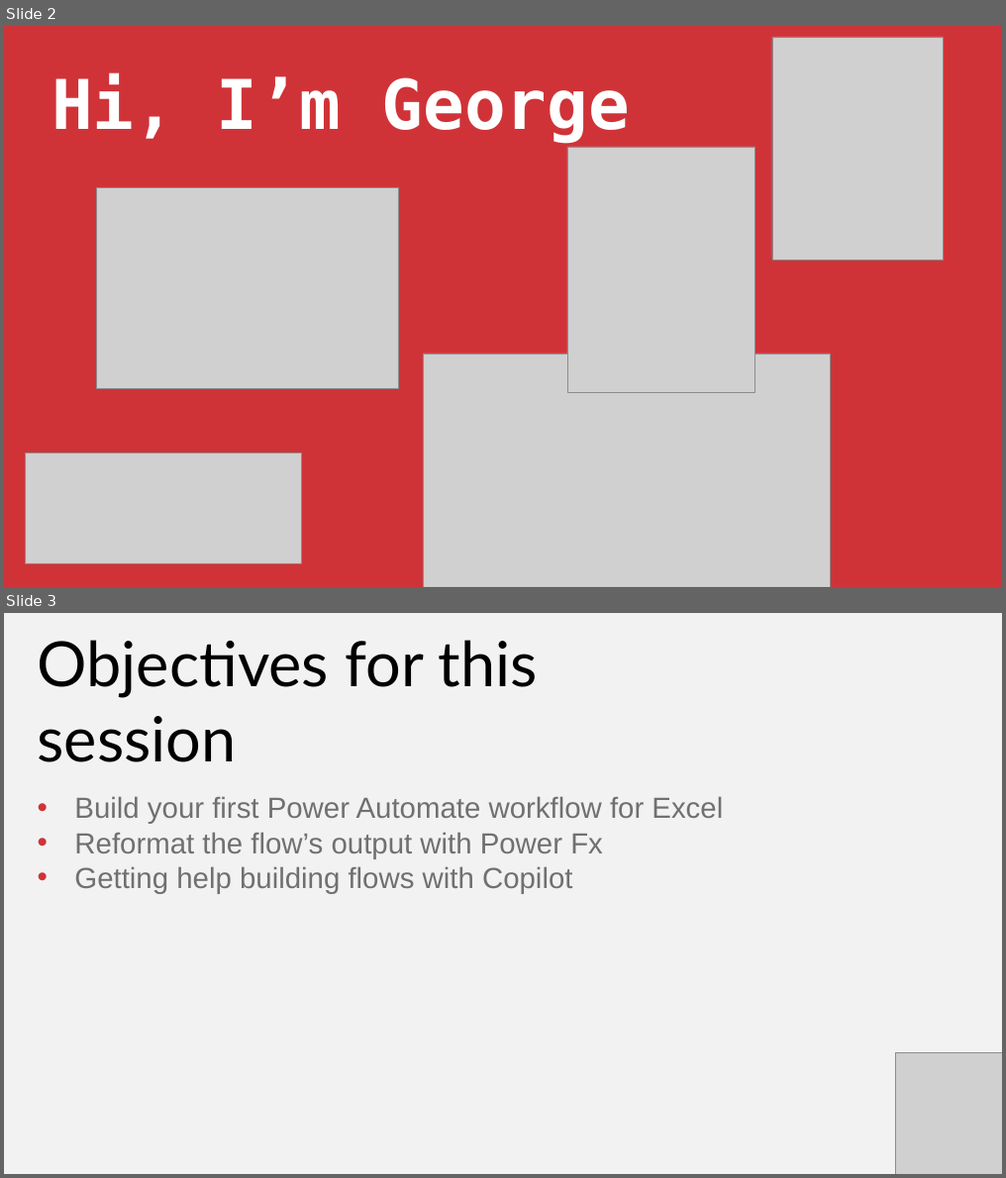
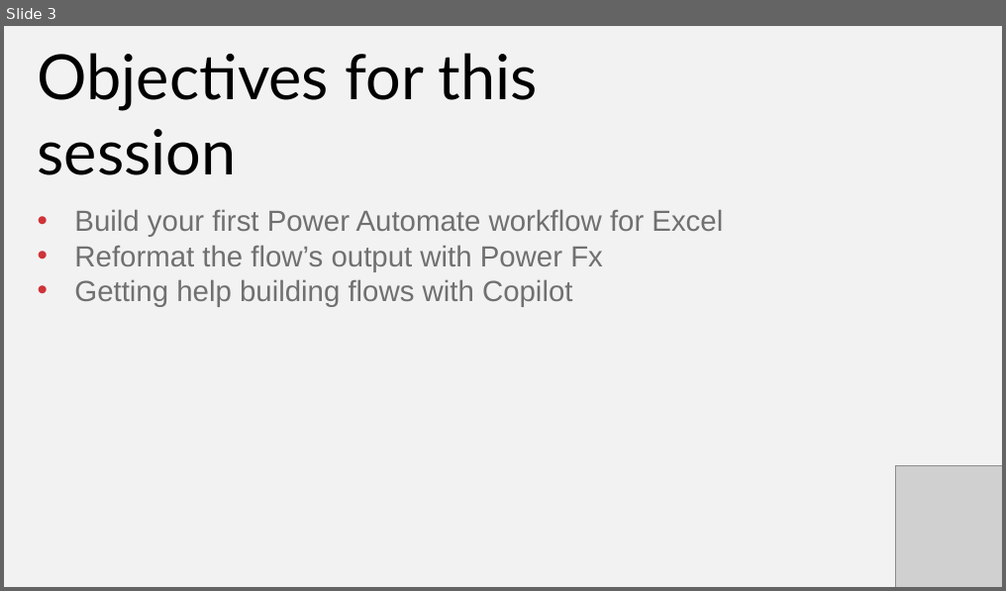
Before and after one commit to stringfestdata/first-steps-power-automate, a slide deck: first-steps-power-automate.pptx. Shown one above the other, each under a label of ours: slides 2 and 3 before the commit, slide 3 after it. The pictures are 1006x1178 and 1006x591 pixels, drawn with LibreOffice and Linux fonts; fonts in the diff are those of the drawing; grey boxes stand for pictures. Boxes give left, top, right and bottom in pixels: in the first picture for what was removed or moved away, otherwise in the second. Text is boxed around its words. In the diff, an @@ line names an element or a change of style, - is before the commit and + after.

```diff
--- a/first-steps-power-automate.pptx
+++ b/first-steps-power-automate.pptx
@@ slide 2 removed at [4,26,1002,587], background #F2F2F2 @@
@@ rectangle removed at [4,26,1002,587] @@
@@ picture removed at [772,37,943,260] @@
@@ text removed at [52,74,630,144] @@
-Hi, I’m George
@@ picture removed at [567,147,755,392] @@
@@ picture removed at [96,188,398,389] @@
@@ picture removed at [423,354,830,587] @@
@@ picture removed at [25,454,301,565] @@
```
Also in this commit, not shown: 1 slide changed, 2 slides added.
